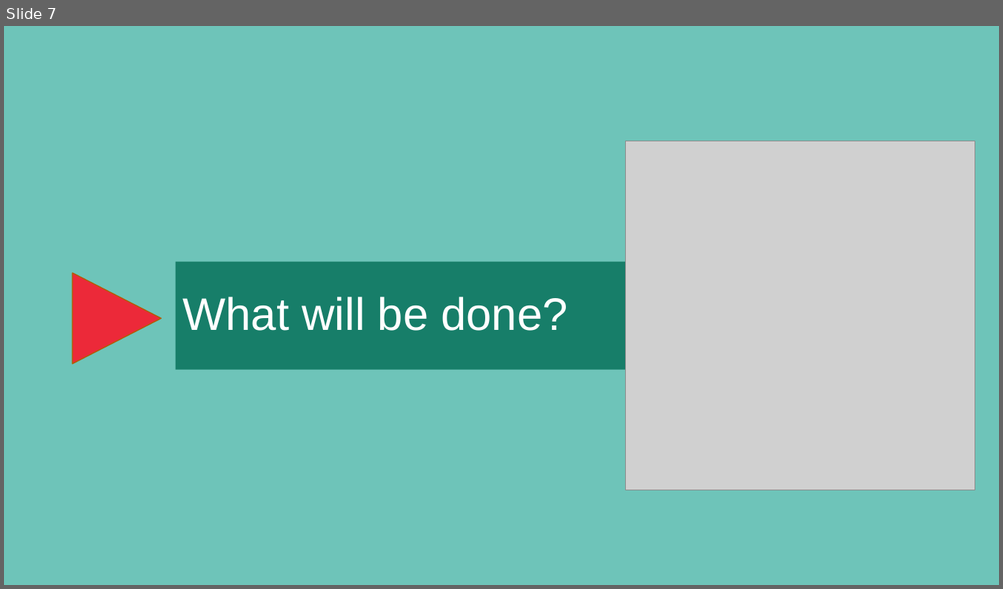
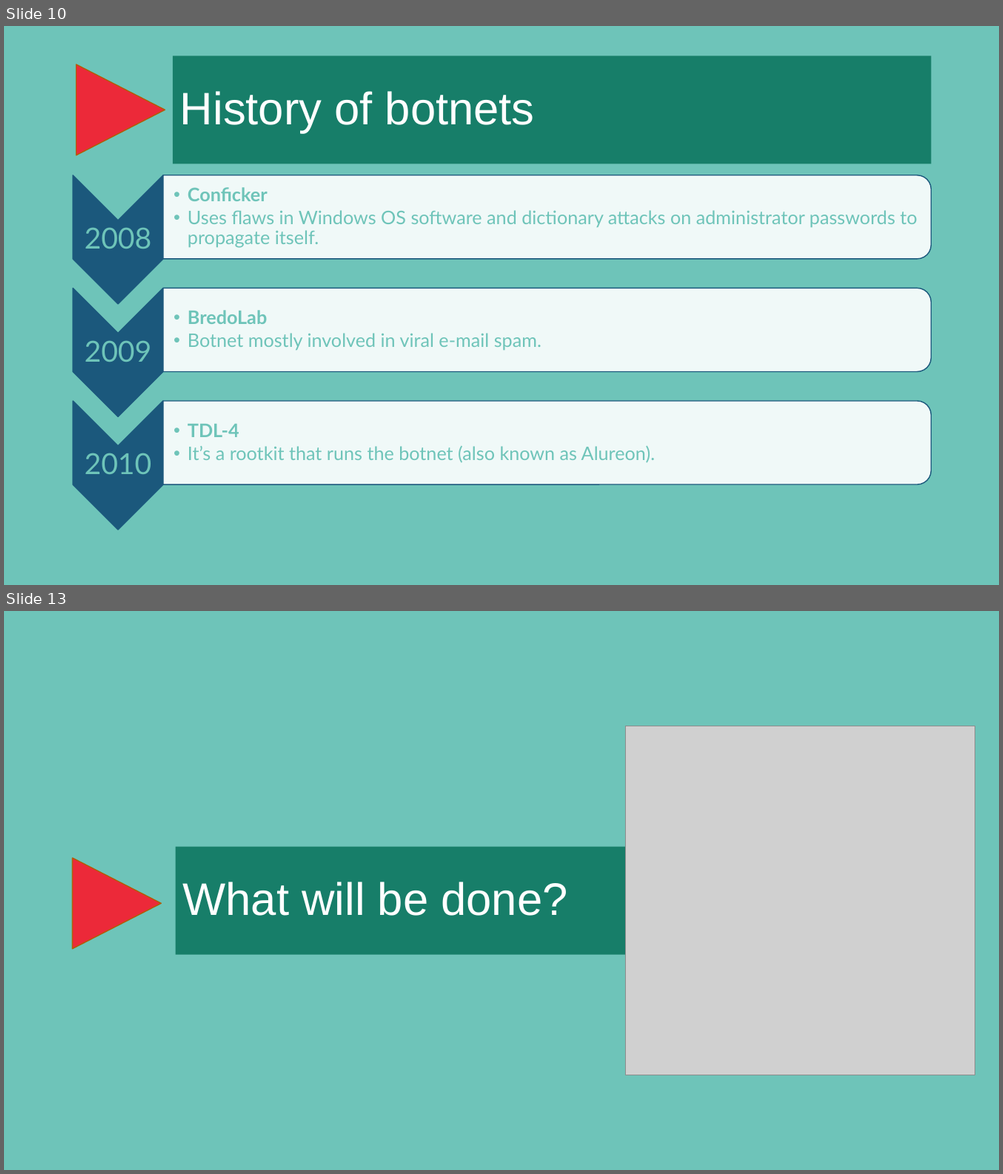
Before and after one commit to jpdias/botnet-lab, a slide deck: report/A hands-on approach on botnets.pptx. Shown one above the other, each under a label of ours: slide 7 before the commit, slides 10 and 13 after it; the slides between them are not shown. The pictures are 1003x589 and 1003x1174 pixels, drawn with LibreOffice and Linux fonts; fonts in the diff are those of the drawing; grey boxes stand for pictures; background and template pictures are left out. Boxes give left, top, right and bottom in pixels: in the first picture for what was removed or moved away, otherwise in the second. Text is boxed around its words. In the diff, an @@ line names an element or a change of style, - is before the commit and + after.

```diff
--- a/report/A hands-on approach on botnets.pptx
+++ b/report/A hands-on approach on botnets.pptx
@@ slide 10 added at (4,26,999,585), background #6EC4B9 @@
@@ triangle added at (76,64,165,156), fill #EC2939, outline #B25E07 1 pt @@
@@ title added at (173,56,930,164), fill #177E69, 44 pt, text #FFFFFF @@
+History of botnets
@@ group added at (73,175,931,531): 6 texts, 3 chevrons, 3 round same rects @@
+2008
+  •• Conficker
+  •• Uses flaws in Windows OS software and dictionary attacks on administrator passwords to propagate itself.
+2009
+  •• BredoLab
+  •• Botnet mostly involved in viral e-mail spam.
+2010
+  •• TDL-4
+  •• It’s a rootkit that runs the botnet (also known as Alureon).
@@ what was slide 7 is now slide 13 @@
```
Also in this commit, not shown: 2 slides changed, 8 other slides added, 3 slides removed.
